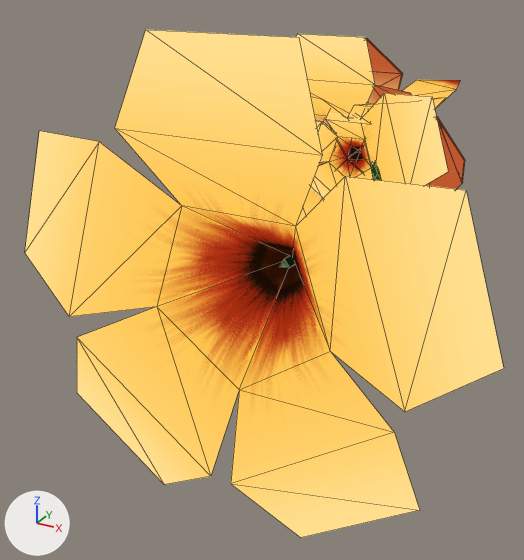
The glTF model frontend/public/models/stylized_flowers_stage1.glb, before and after one commit.
Both versions are drawn from a camera (50 mm lens) standing at (2.52, -6.77, 1.69) and looking at (-0.06, -2.08, -0.65). The axes (+X, +Y, +Z) are drawn at lower left. The lights are the same throughout. Mesh edges are drawn as thin lines.

Objects in the first picture: 'Stage1', 'Stage2', 'Stage3', 'Stage4', 'Stage5'.
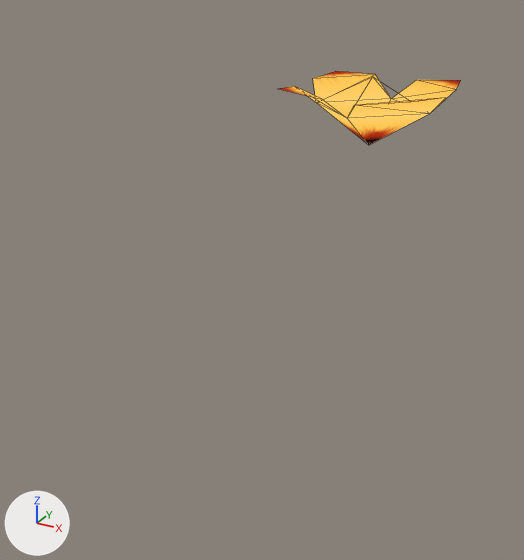
Diff of the bpy script that builds the scene:
```diff
--- a/frontend/public/models/stylized_flowers_stage1.glb.py
+++ b/frontend/public/models/stylized_flowers_stage1.glb.py
@@ ob_stage3 @@
-ob_stage3 = bpy.data.objects.new('Stage3', me_flower_layer_1_flowers_0)
-ob_stage3.location = (0.0, 0.0, 0.0)
@@ ob_stage2 @@
-ob_stage2 = bpy.data.objects.new('Stage2', me_orange_flower_flowers_0)
-ob_stage2.location = (0.0, 0.0, 0.0)
@@ ob_stage4 @@
-ob_stage4 = bpy.data.objects.new('Stage4', me_flower_layer_2_flowers_0)
-ob_stage4.location = (0.0, 0.0, 0.0)
@@ ob_stage5 @@
-ob_stage5 = bpy.data.objects.new('Stage5', me_yellow_flower_stem_flowers_0)
-ob_stage5.location = (0.0, 0.0, 0.0)
```

Changed parts and their boxes (x1, y1, x2, y2) in the pictures (524 x 560 px):
'Stage5', deleted: before (25, 29, 504, 538)
'Stage4', deleted: before (297, 34, 464, 224)
'Stage3', deleted: before (311, 39, 465, 199)
'Stage2', deleted: before (375, 47, 464, 179)
'Stage1', unchanged, uncovered by the edit: before (311, 80, 461, 120); after (280, 71, 461, 145)
